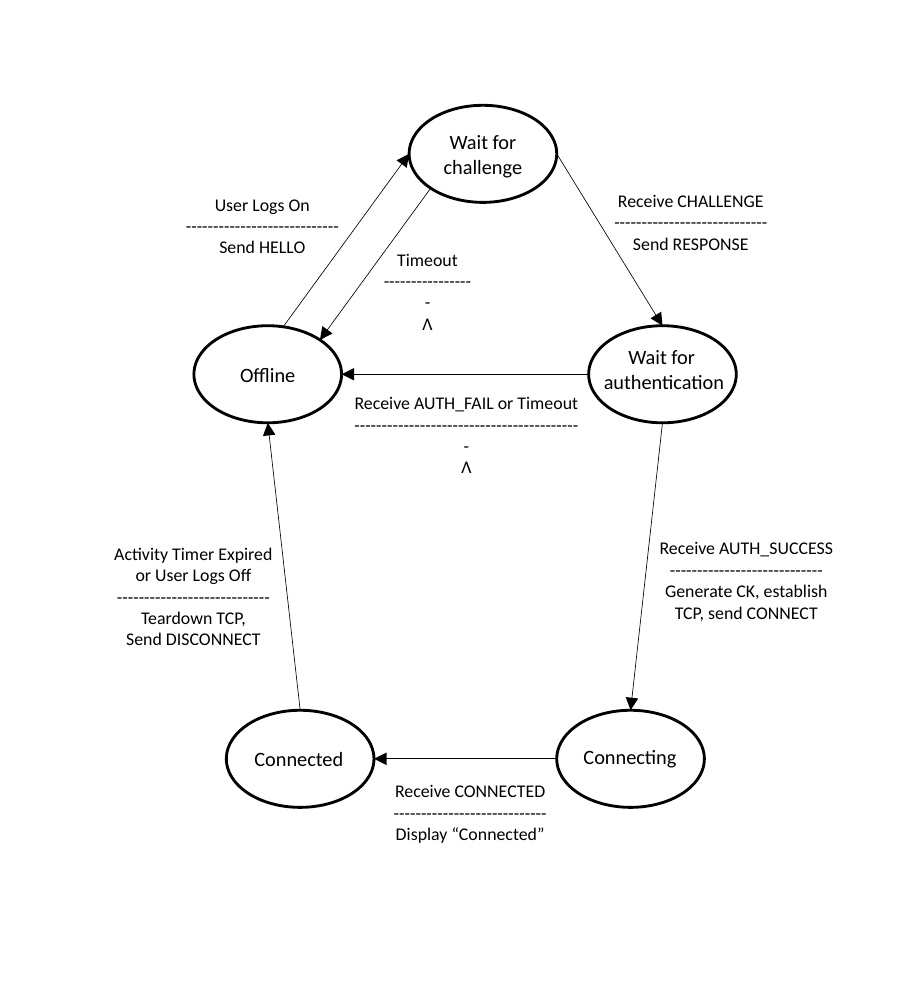
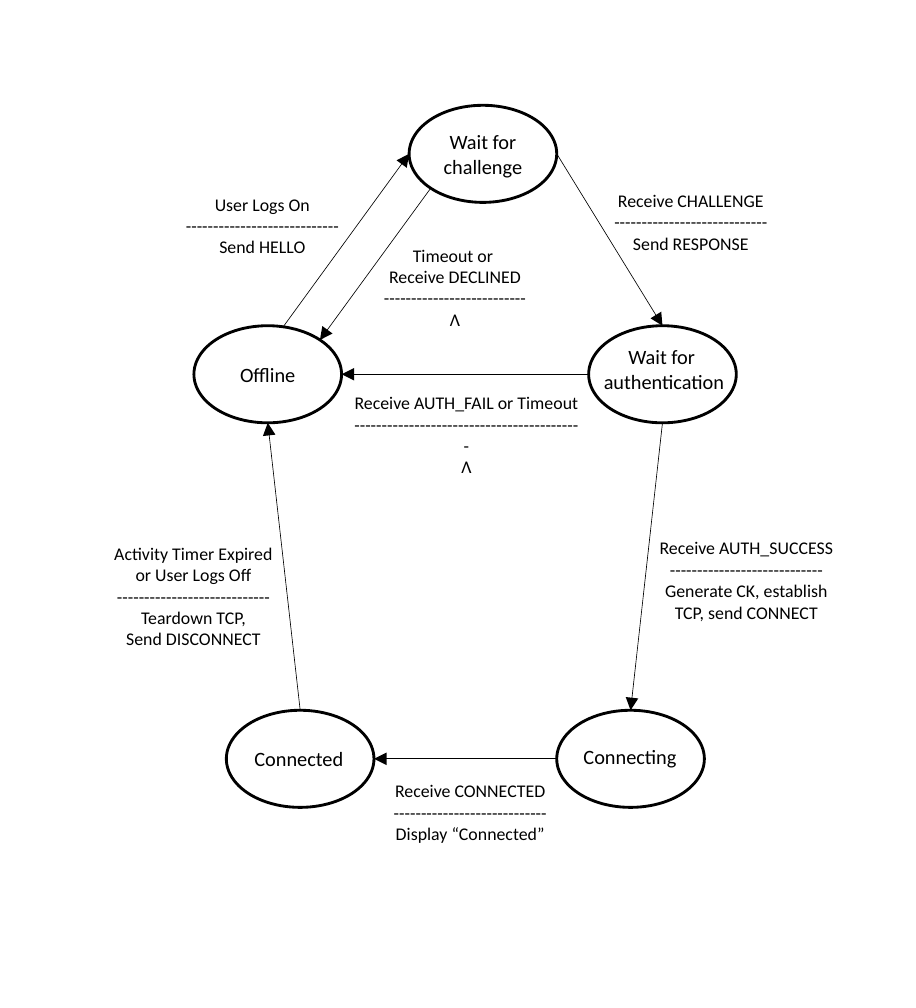
Before and after one commit to GiovanH/ServerBasedChat-CS4390, a slide deck: slide 1 of Doc/Diagrams.pptx. Drawn at 916x1008 pixels with LibreOffice and Linux fonts; fonts in the diff are those of the drawing. Boxes give left, top, right and bottom in pixels: in the first picture for what was removed or moved away, otherwise in the second. Text is boxed around its words. In the diff, an @@ line names an element or a change of style, - is before the commit and + after.

```diff
--- a/Doc/Diagrams.pptx
+++ b/Doc/Diagrams.pptx
@@ text at <box>389,249,521,283</box>: text changed @@
-Timeout
------------------
+Timeout or
+Receive DECLINED
+--------------------------
```
Also in this commit, not shown: 1 other slide changed, 1 other file.
